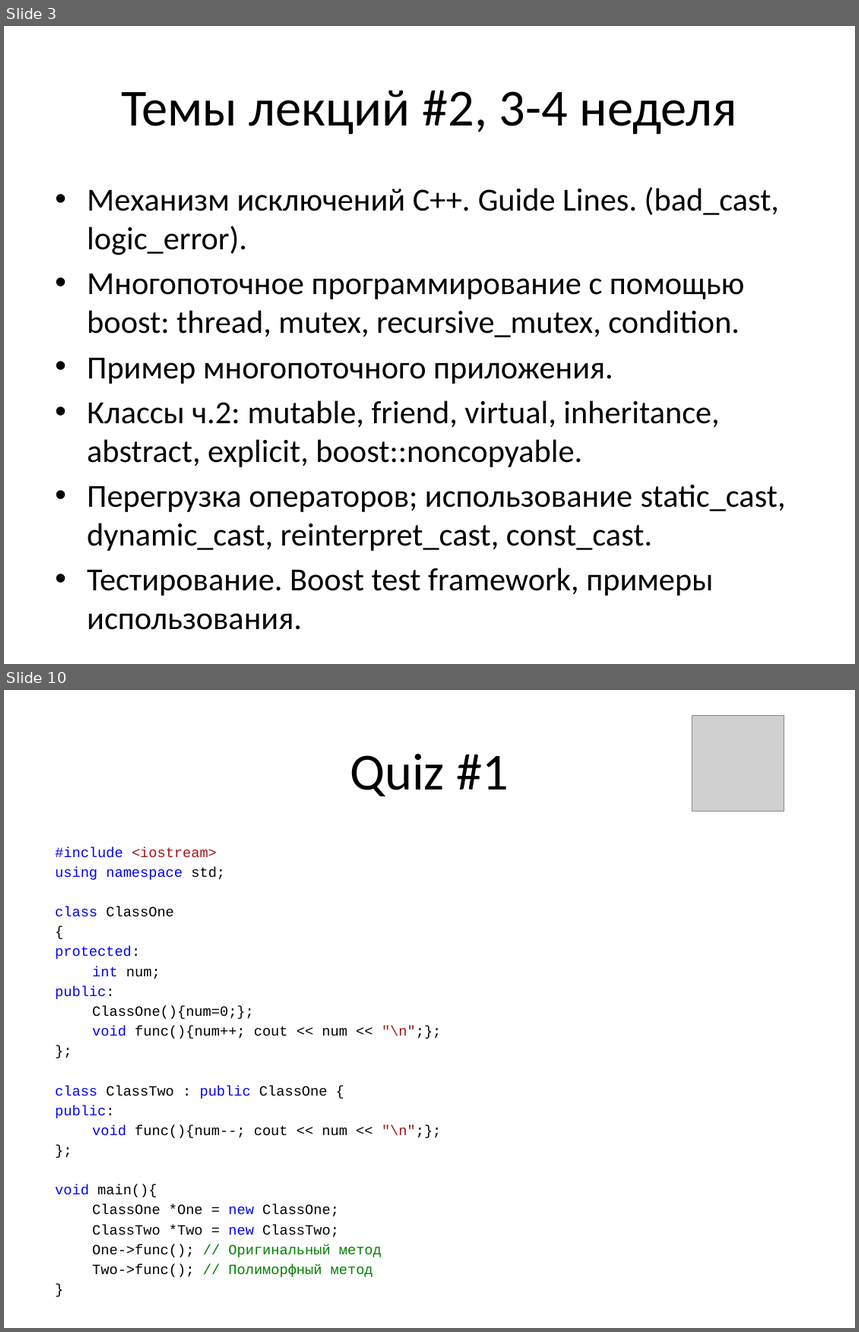
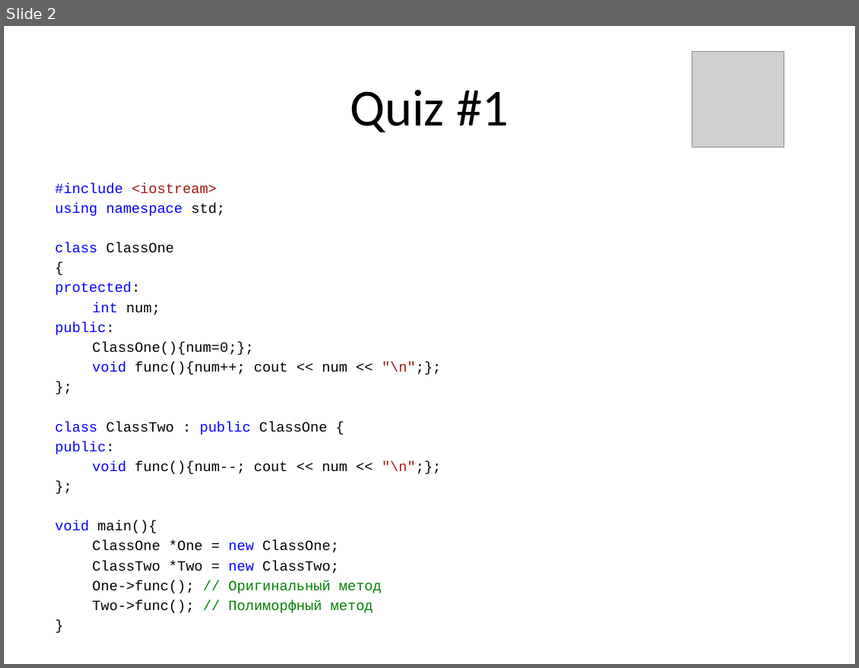
Before and after one commit to marozau/cpp_craft_0314, a slide deck: lections/1/cpp_craft_lec_1.pptx. Shown one above the other, each under a label of ours: slides 3 and 10 before the commit, slide 2 after it; the slides between them are not shown. The pictures are 859x1332 and 859x668 pixels, drawn with LibreOffice and Linux fonts; fonts in the diff are those of the drawing; grey boxes stand for pictures. Boxes give left, top, right and bottom in pixels: in the first picture for what was removed or moved away, otherwise in the second. Text is boxed around its words. In the diff, an @@ line names an element or a change of style, - is before the commit and + after.

```diff
--- a/lections/1/cpp_craft_lec_1.pptx
+++ b/lections/1/cpp_craft_lec_1.pptx
@@ slide 3 removed at bbox=[4, 26, 855, 664], background #FFFFFF @@
@@ title removed at bbox=[122, 90, 738, 135] @@
-Темы лекций #2, 3-4 неделя
@@ text removed at bbox=[87, 187, 786, 596] @@
-• Механизм исключений С++. Guide Lines. (bad_cast, logic_error).
-• Многопоточное программирование с помощью boost: thread, mutex, recursive_mutex, condition.
-• Пример многопоточного приложения.
-• Классы ч.2: mutable, friend, virtual, inheritance, abstract, explicit, boost::noncopyable.
-• Перегрузка операторов; использование static_cast, dynamic_cast, reinterpret_cast, const_cast.
-• Тестирование. Boost test framework, примеры использования.
@@ what was slide 10 is now slide 2 @@
```
Also in this commit, not shown: 1 slide added, 8 other slides removed, 1 other file.
